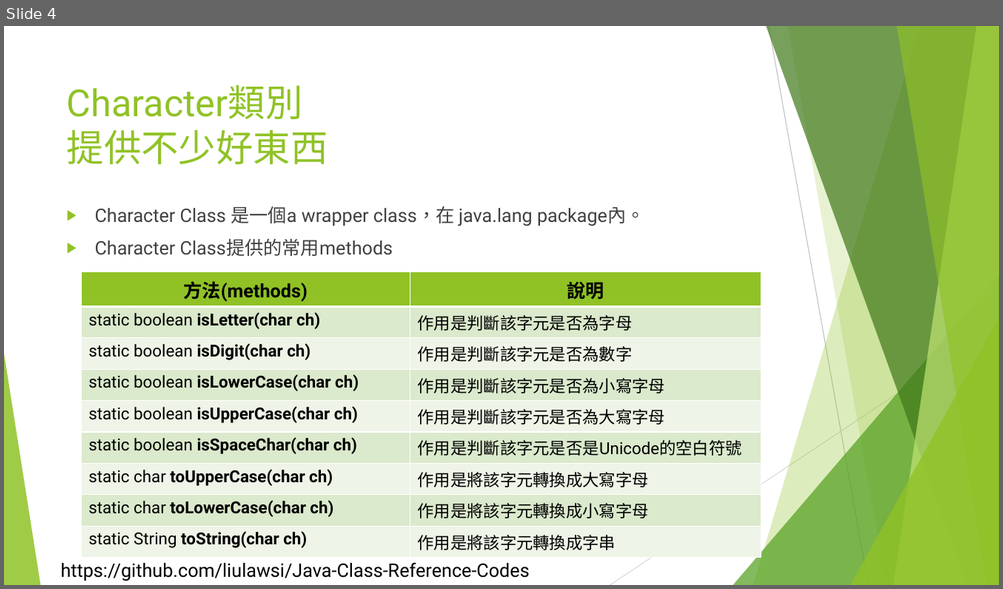
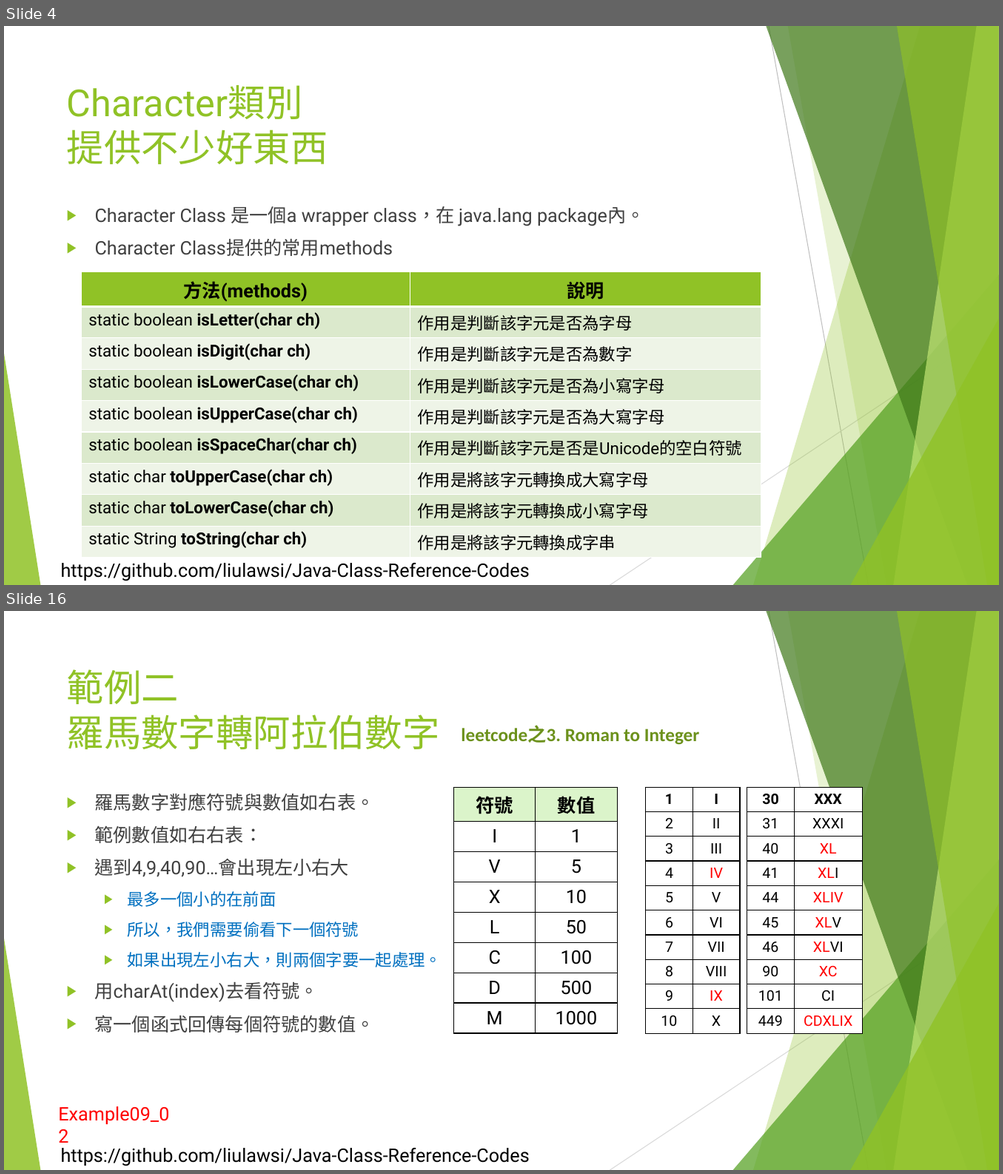
Before and after one commit to liulawsi/My_PPTs, a slide deck: LCC/Java/09_字串一定要會.pptx. Shown one above the other, each under a label of ours: slide 4 before the commit, slides 4 and 16 after it; the slides between them are not shown. The pictures are 1003x589 and 1003x1174 pixels, drawn with LibreOffice and Linux fonts; fonts in the diff are those of the drawing; background and template pictures are left out. Boxes give left, top, right and bottom in pixels: in the first picture for what was removed or moved away, otherwise in the second. Text is boxed around its words. In the diff, an @@ line names an element or a change of style, - is before the commit and + after.

```diff
--- a/LCC/Java/09_字串一定要會.pptx
+++ b/LCC/Java/09_字串一定要會.pptx
@@ slide 16 added at box(4, 611, 999, 1170), background #FFFFFF; not listed: 11 template elements that a slide beside it also shows @@
@@ title added at box(67, 669, 440, 749), 36 pt, text #90C226 @@
+範例二
+羅馬數字轉阿拉伯數字
@@ text added at box(461, 726, 699, 745), 18 pt, text #6C921D, bold @@
+leetcode之3. Roman to Integer
@@ table added at box(454, 787, 617, 1029), 8 rows, 2 columns @@
+符號 | 數值
+I | 1
+V | 5
+X | 10
+L | 50
+C | 100
+D | 500
+M | 1000
@@ table added at box(646, 787, 740, 1036), 10 rows, 2 columns @@
+1 | I
+2 | II
+3 | III
+4 | IV
+5 | V
+6 | VI
+7 | VII
+8 | VIII
+9 | IX
+10 | X
@@ table added at box(747, 787, 862, 1036), 10 rows, 2 columns @@
+30 | XXX
+31 | XXXI
+40 | XL
+41 | XLI
+44 | XLIV
+45 | XLV
+46 | XLVI
+90 | XC
+101 | CI
+449 | CDXLIX
@@ text added at box(95, 793, 442, 1033), 18 pt, text #404040 @@
+▶ 羅馬數字對應符號與數值如右表。
+▶ 範例數值如右右表：
+▶ 遇到4,9,40,90…會出現左小右大
+  ▶ 最多一個小的在前面
+  ▶ 所以，我們需要偷看下一個符號
+  ▶ 如果出現左小右大，則兩個字要一起處理。
+▶ 用charAt(index)去看符號。
+▶ 寫一個函式回傳每個符號的數值。
@@ text added at box(58, 1107, 169, 1125), 18 pt, text #FF0000 @@
+Example09_02
```
Also in this commit, not shown: 2 slides changed, 11 other slides added, 4 other files.
